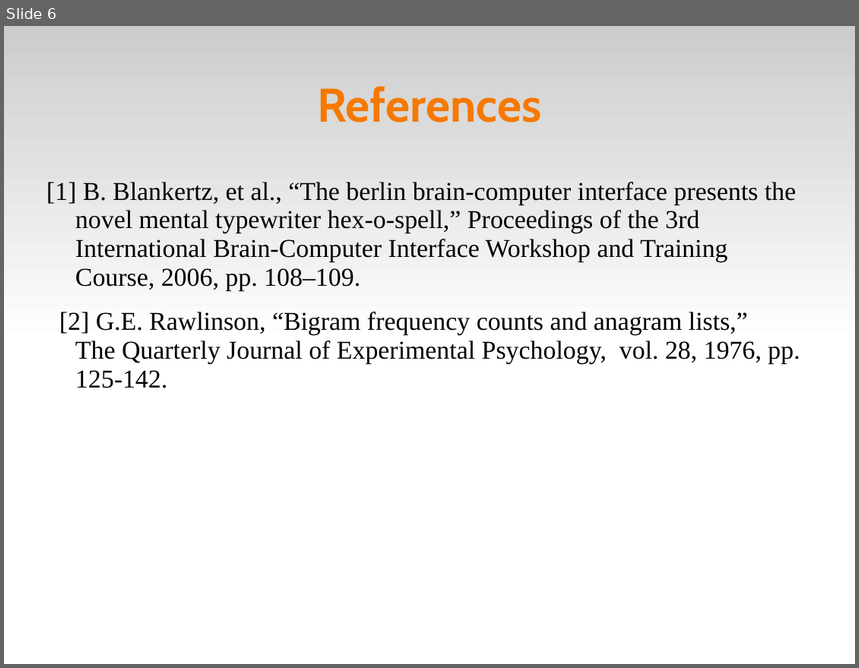
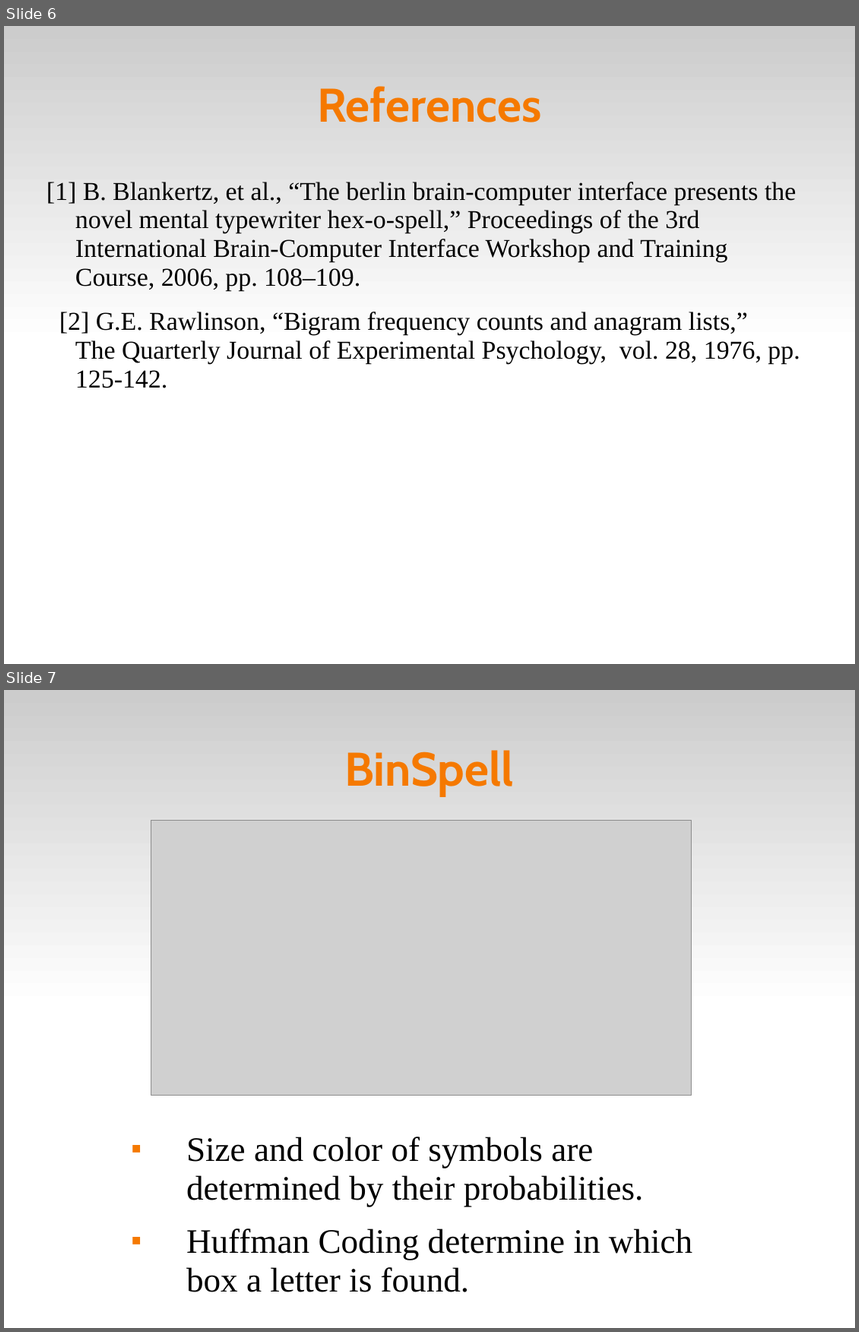
Before and after one commit to abdullah38rcc/BCI-Virtual-Keyboard, a slide deck: circlespell/docs/virtKey.ppt. Shown one above the other, each under a label of ours: slide 6 before the commit, slides 6 and 7 after it. The pictures are 859x668 and 859x1332 pixels, drawn with LibreOffice and Linux fonts; fonts in the diff are those of the drawing; grey boxes stand for pictures. Boxes give left, top, right and bottom in pixels: in the first picture for what was removed or moved away, otherwise in the second. Text is boxed around its words. In the diff, an @@ line names an element or a change of style, - is before the commit and + after.

```diff
--- a/circlespell/docs/virtKey.ppt
+++ b/circlespell/docs/virtKey.ppt
@@ slide 7 added at [4, 690, 855, 1328], background #FFFFFF; not listed: 1 template element that a slide beside it also shows @@
@@ title added at [344, 750, 514, 796], 44 pt, text #F57900, bold @@
+BinSpell
@@ picture added at [151, 821, 693, 1096] @@
@@ text added at [186, 1137, 693, 1293], 32 pt, text #000000 @@
+■ Size and color of symbols are determined by their probabilities.
+■ Huffman Coding determine in which box a letter is found.
```
Also in this commit, not shown: 1 slide changed, 2 other slides added, 1 other file.
